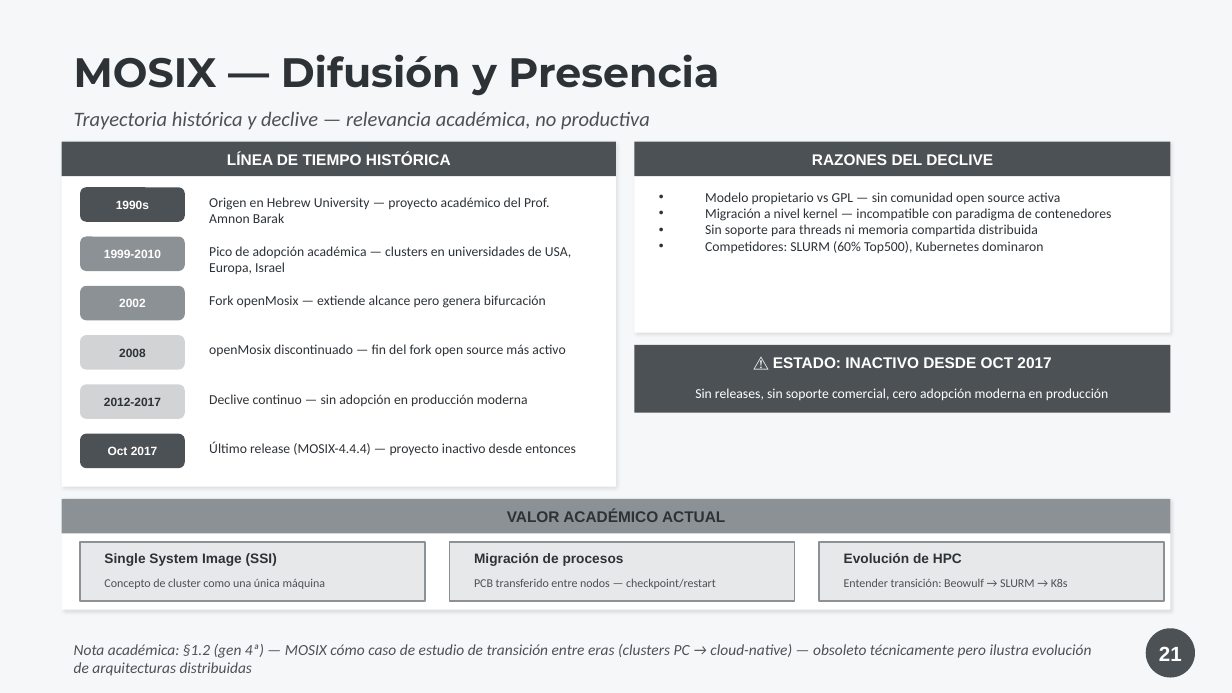
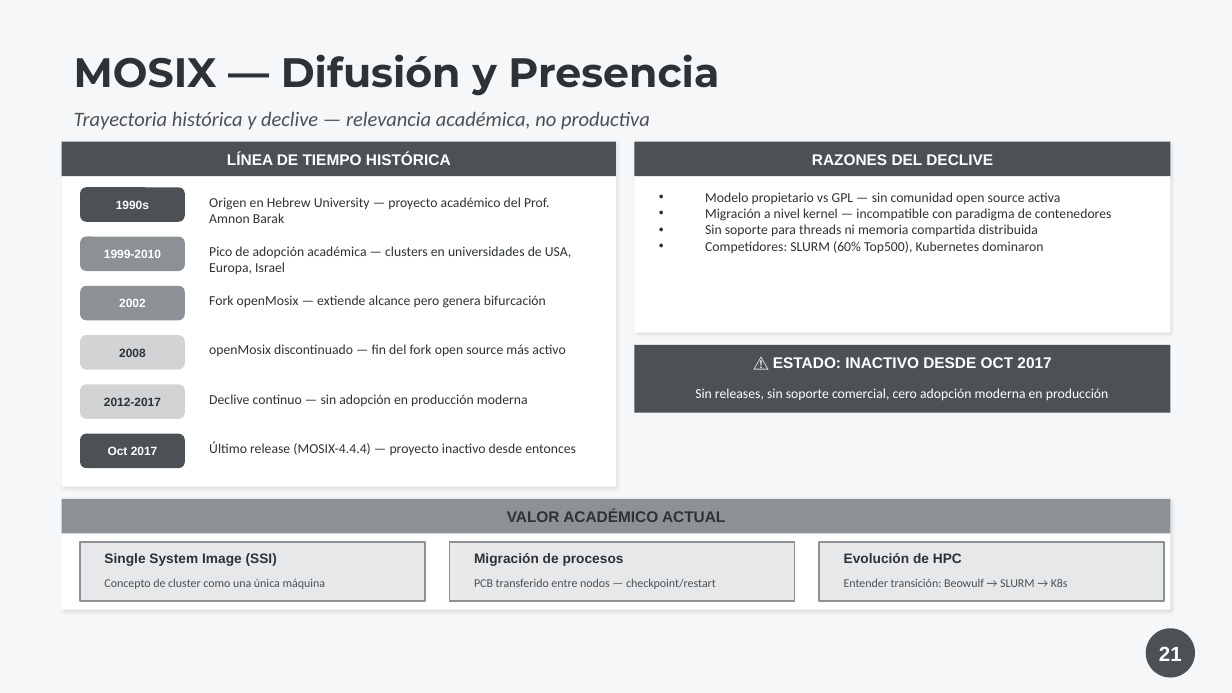
Before and after one commit to LucasIvanCardozo/TP-especial-SO, a slide deck: slide 21 of TP_Especial_Zephyr_MOSIX_v2.pptx. Drawn at 1232x693 pixels with LibreOffice and Linux fonts; fonts in the diff are those of the drawing. Boxes give left, top, right and bottom in pixels: in the first picture for what was removed or moved away, otherwise in the second. Text is boxed around its words. In the diff, an @@ line names an element or a change of style, - is before the commit and + after.

```diff
--- a/TP_Especial_Zephyr_MOSIX_v2.pptx
+++ b/TP_Especial_Zephyr_MOSIX_v2.pptx
@@ text removed at [74,644,1091,676] @@
-Nota académica: §1.2 (gen 4ª) — MOSIX cómo caso de estudio de transición entre eras (clusters PC → cloud-native) — obsoleto técnicamente pero ilustra evolución de arquitecturas distribuidas
```
Also in this commit, not shown: 26 other slides changed, 7 other files.
